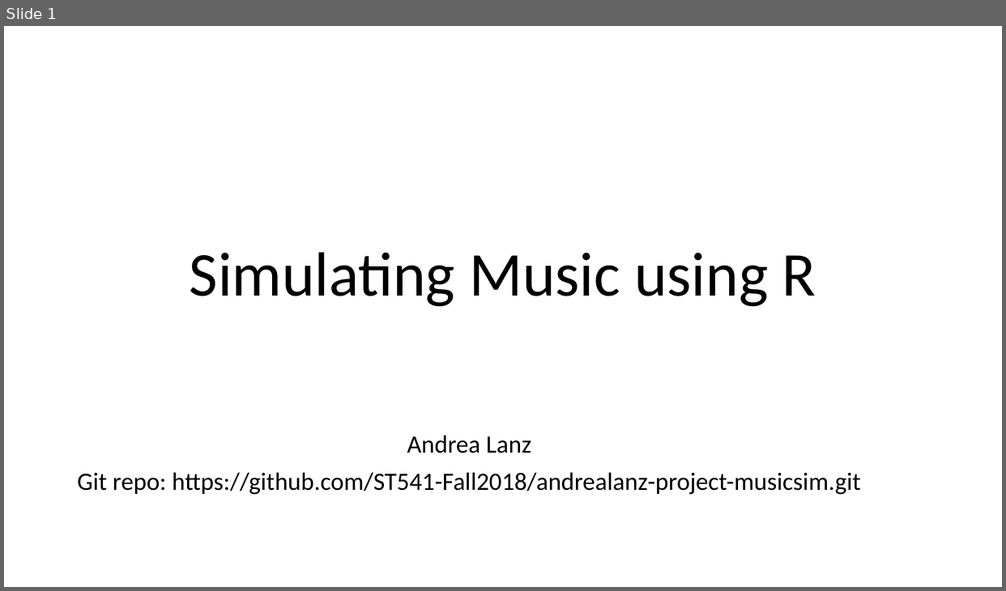
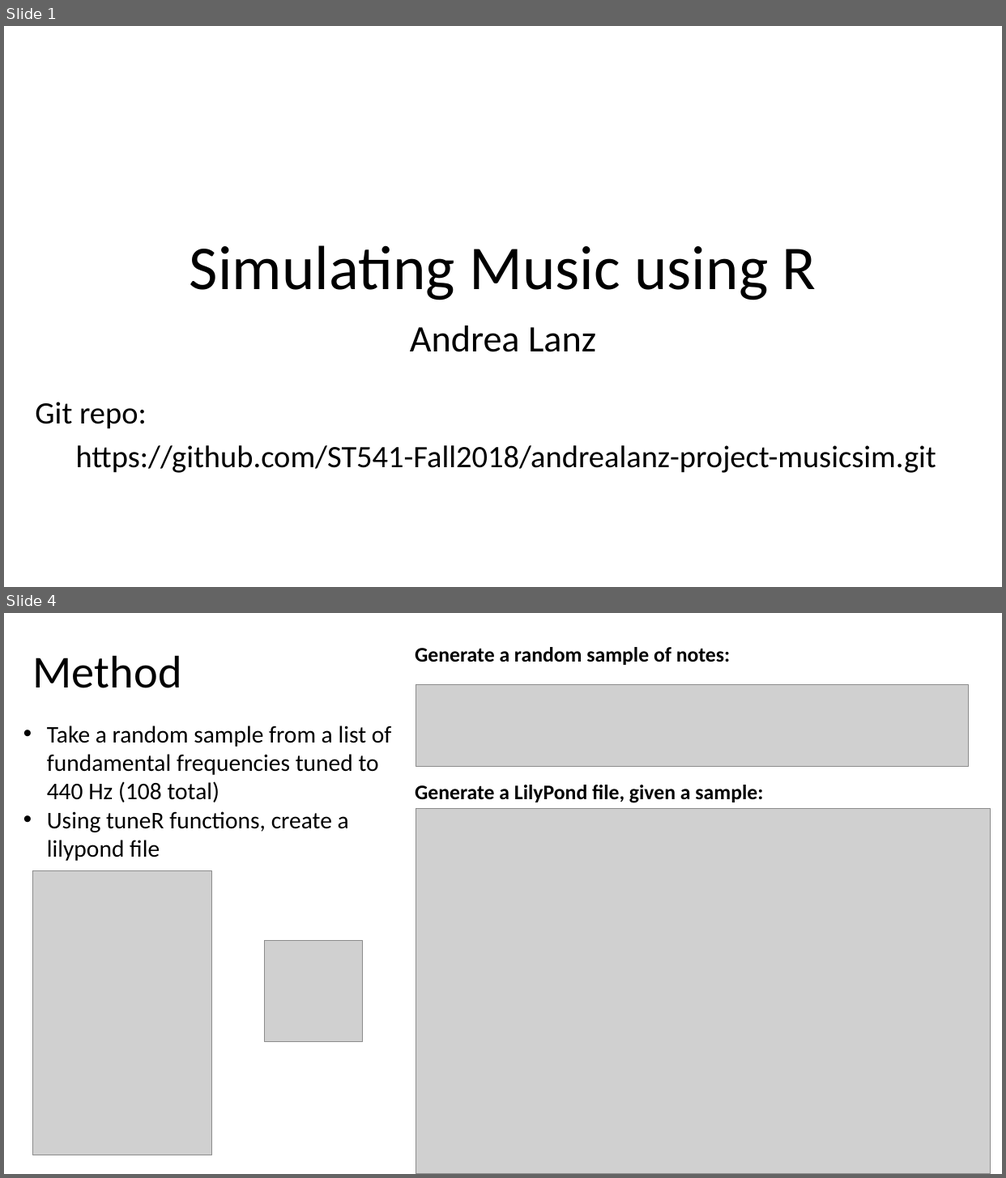
Before and after one commit to andrealanz/ST441-musicsim, a slide deck: doc/project_presentation.pptx. Shown one above the other, each under a label of ours: slide 1 before the commit, slides 1 and 4 after it; the slides between them are not shown. The pictures are 1006x591 and 1006x1178 pixels, drawn with LibreOffice and Linux fonts; fonts in the diff are those of the drawing; grey boxes stand for pictures. Boxes give left, top, right and bottom in pixels: in the first picture for what was removed or moved away, otherwise in the second. Text is boxed around its words. In the diff, an @@ line names an element or a change of style, - is before the commit and + after.

```diff
--- a/doc/project_presentation.pptx
+++ b/doc/project_presentation.pptx
@@ slide 4 added at <box>4,613,1002,1174</box>, background #FFFFFF @@
@@ title added at <box>33,655,182,688</box>, 44 pt, text #000000 @@
+Method
@@ text added at <box>415,647,730,665</box>, 20 pt, text #000000, bold @@
+Generate a random sample of notes:
@@ picture added at <box>415,684,968,766</box> @@
@@ text added at <box>47,726,392,861</box>, 23 pt, text #000000 @@
+• Take a random sample from a list of fundamental frequencies tuned to 440 Hz (108 total)
+• Using tuneR functions, create a lilypond file
@@ text added at <box>415,785,763,803</box>, 20 pt, text #000000, bold @@
+Generate a LilyPond file, given a sample:
@@ picture added at <box>415,808,990,1174</box> @@
@@ picture added at <box>33,871,212,1156</box> @@
@@ picture added at <box>265,941,363,1043</box> @@
@@ slide 1 changed as well @@
@@ title "Simulating Music using R": place and size @@
-title "Simulating Music using R" at <box>189,252,816,307</box>
+title "Simulating Music using R" at <box>189,246,816,301</box>
@@ text added at <box>410,326,596,352</box>, 36 pt, text #000000 @@
+Andrea Lanz
@@ subtitle at <box>35,402,936,473</box>: text changed; size 24 to 30 pt @@
-Andrea Lanz
-Git repo: https://github.com/ST541-Fall2018/andrealanz-project-musicsim.git
+Git repo:
+https://github.com/ST541-Fall2018/andrealanz-project-musicsim.git
```
Also in this commit, not shown: 4 other slides added, 4 slides removed, 1 other file.
